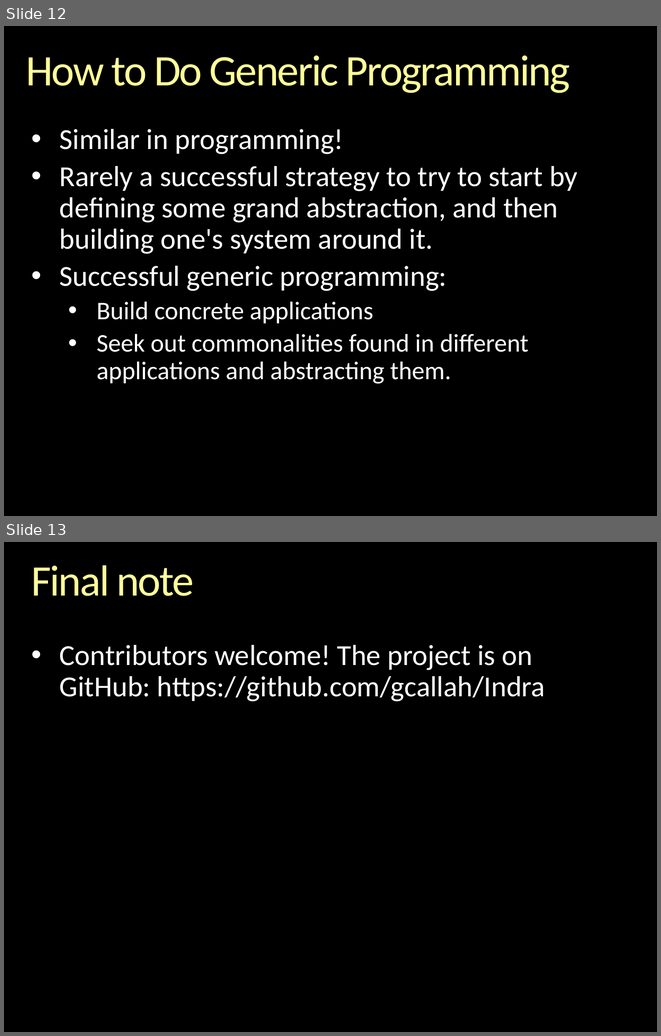
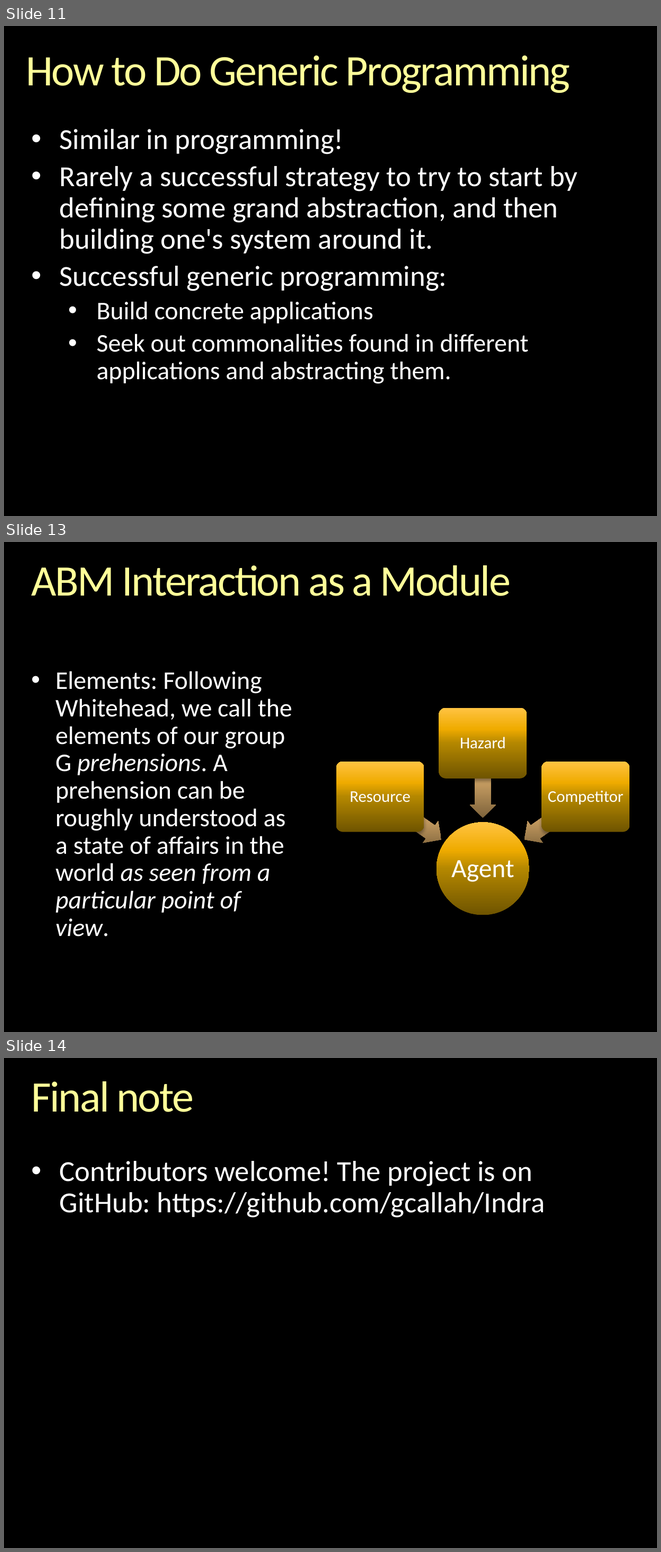
Before and after one commit to gcallah/indras_net, a slide deck: docs/ABMsAsAlgebraic.pptx. Shown one above the other, each under a label of ours: slides 12 and 13 before the commit, slides 11, 13 and 14 after it; the slides between them are not shown. The pictures are 661x1036 and 661x1552 pixels, drawn with LibreOffice and Linux fonts; fonts in the diff are those of the drawing; background and template pictures are left out. Boxes give left, top, right and bottom in pixels: in the first picture for what was removed or moved away, otherwise in the second. Text is boxed around its words. In the diff, an @@ line names an element or a change of style, - is before the commit and + after.

```diff
--- a/docs/ABMsAsAlgebraic.pptx
+++ b/docs/ABMsAsAlgebraic.pptx
@@ slide 13 added at (4, 542, 657, 1032), background picture (left out) @@
@@ title added at (31, 565, 511, 596), 48 pt, text gradient #FFFFB9 to #FFFF99 to #F6AE1E @@
+ABM Interaction as a Module
@@ text added at (55, 671, 292, 936), 28 pt, text #FFFFFF @@
+• Elements: Following Whitehead, we call the elements of our group G prehensions. A prehension can be roughly understood as a state of affairs in the world as seen from a particular point of view.
@@ group added at (336, 708, 629, 915): 4 texts, 3 left arrows, 3 rounded rectangles, 1 ellipse @@
+Agent
+Resource
+Hazard
+Competitor
@@ what was slide 12 is now slide 11 @@
@@ what was slide 13 is now slide 14 @@
```
Also in this commit, not shown: 1 slide changed, 1 other slide added, 1 slide removed.
